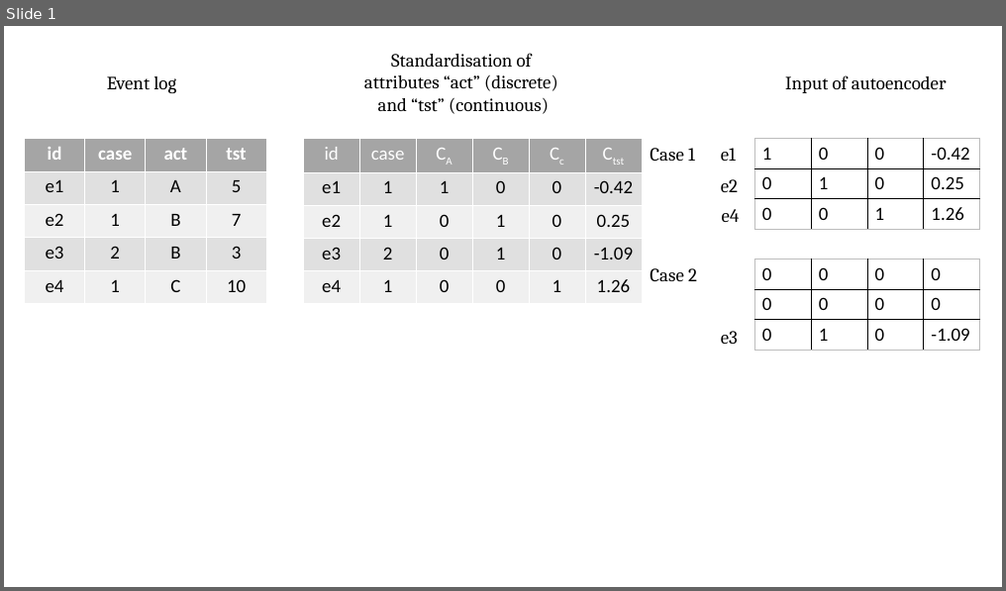
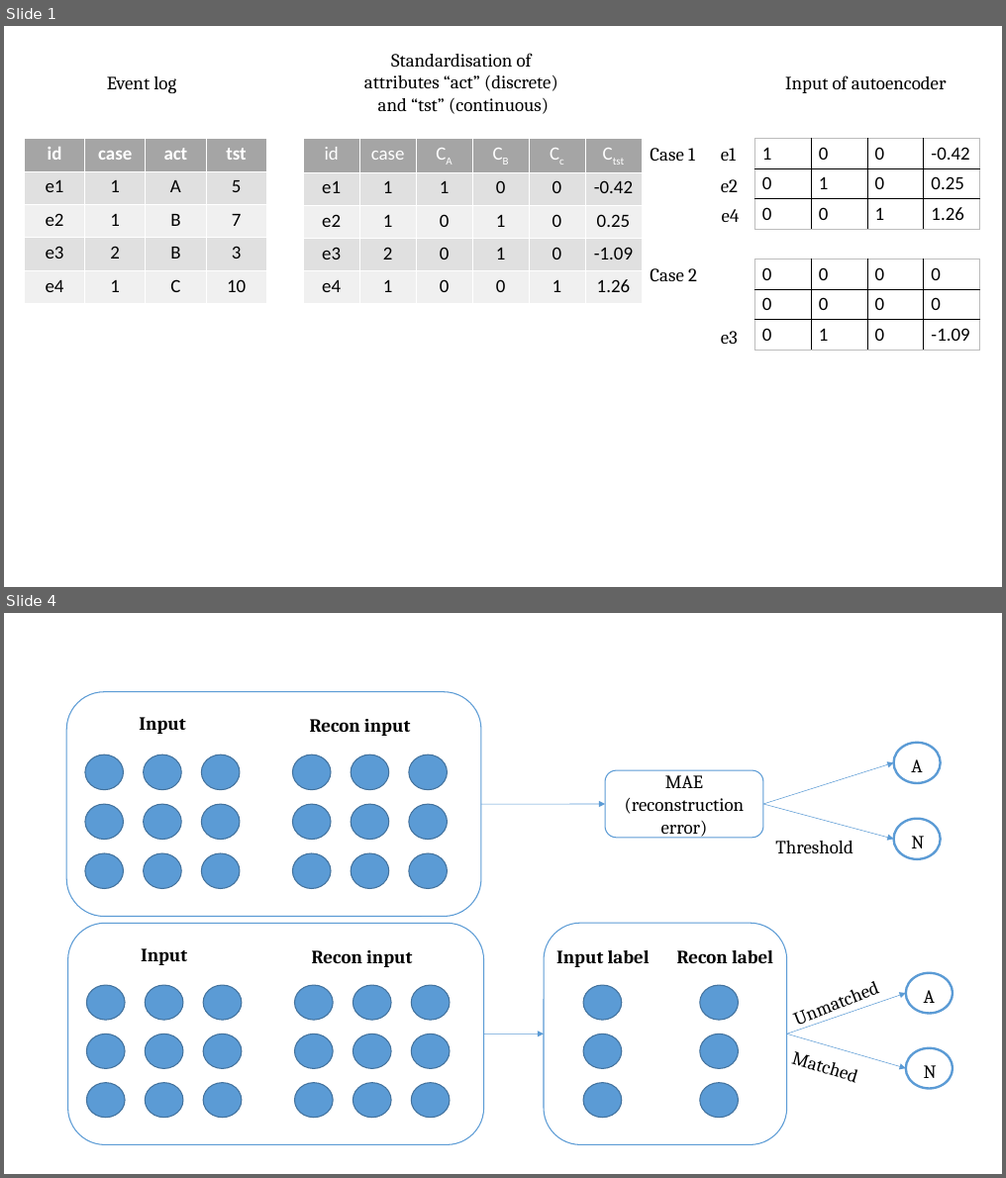
Before and after one commit to hoangnguyen3892/multivariate-anomaly-detection-for-event-logs, a slide deck: figs/figs.pptx. Shown one above the other, each under a label of ours: slide 1 before the commit, slides 1 and 4 after it; the slides between them are not shown. The pictures are 1006x591 and 1006x1178 pixels, drawn with LibreOffice and Linux fonts; fonts in the diff are those of the drawing. Boxes give left, top, right and bottom in pixels: in the first picture for what was removed or moved away, otherwise in the second. Text is boxed around its words. In the diff, an @@ line names an element or a change of style, - is before the commit and + after.

```diff
--- a/figs/figs.pptx
+++ b/figs/figs.pptx
@@ slide 4 added at (4, 613, 1002, 1174), background #FFFFFF @@
@@ group added at (67, 691, 941, 916): 20 ellipses, 5 texts, 3 arrows, 2 rounded rectangles @@
+Threshold
+N
+A
+MAE
+(reconstruction error)
+Input
+Recon input
@@ group added at (67, 923, 952, 1146): 26 ellipses, 8 texts, 3 arrows, 2 rounded rectangles @@
+Input
+Recon input
+Matched
+N
+A
+Unmatched
+Input label
+Recon label
```
Also in this commit, not shown: 1 slide changed, 2 other slides added, 6 other files.
